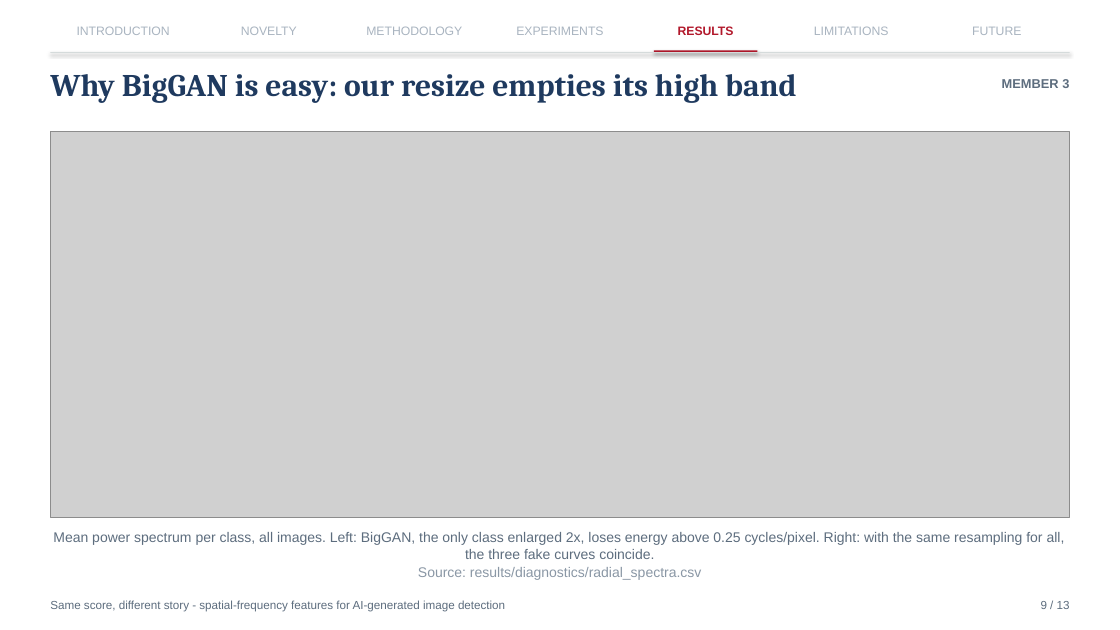
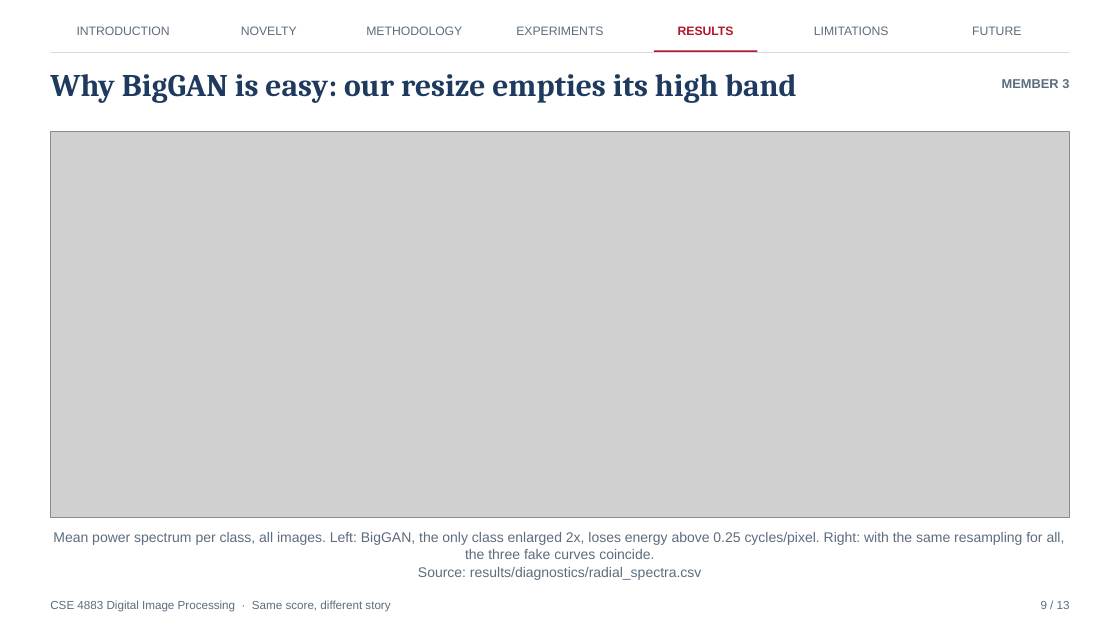
Before and after one commit to Omlan14/spatial-spectral-forensics, a slide deck: slide 9 of presentation/final_presentation.pptx. Drawn at 1120x630 pixels with LibreOffice and Linux fonts; fonts in the diff are those of the drawing; grey boxes stand for pictures. Boxes give left, top, right and bottom in pixels: in the first picture for what was removed or moved away, otherwise in the second. Text is boxed around its words. In the diff, an @@ line names an element or a change of style, - is before the commit and + after.

```diff
--- a/presentation/final_presentation.pptx
+++ b/presentation/final_presentation.pptx
@@ text colour #A9B4C0 to #5D6D7E in 6 elements at (x1=77, y1=26, x2=170, y2=35), (x1=241, y1=26, x2=297, y2=35), (x1=366, y1=26, x2=462, y2=35), (x1=516, y1=26, x2=603, y2=35), (x1=814, y1=26, x2=889, y2=35), (x1=972, y1=26, x2=1021, y2=35) @@
@@ rectangle at (x1=50, y1=52, x2=1070, y2=53): shadow off @@
@@ rectangle at (x1=654, y1=50, x2=757, y2=53): shadow off @@
@@ text at (x1=418, y1=567, x2=701, y2=580): text colour #8A97A5 to #5D6D7E in "Source: results/diagnostics/radial_spectra.csv" @@
@@ text at (x1=50, y1=600, x2=390, y2=612): text changed @@
-Same score, different story - spatial-frequency features for AI-generated image detection
+CSE 4883 Digital Image Processing · Same score, different story
```
Also in this commit, not shown: 12 other slides changed, 2 other files.
